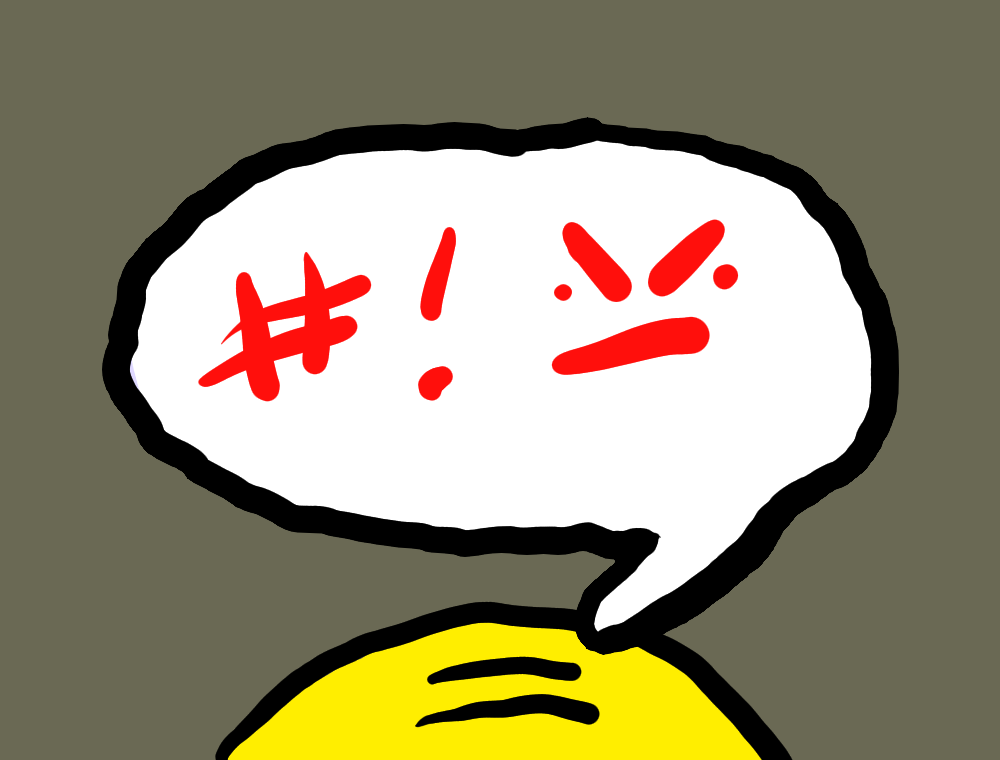
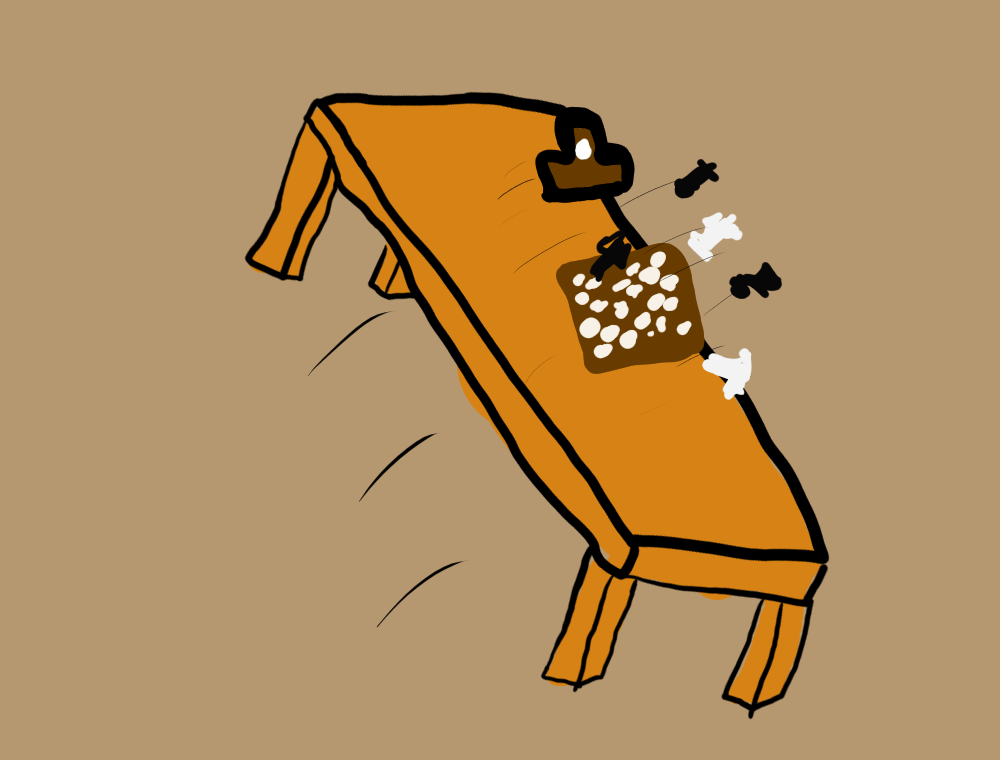
Layer changes from the first 1000 x 760 image to the second:
added layer "Paint Layer 7" above "Paint Layer 5" over [448, 128, 768, 448]
added layer "Paint Layer 5" above "Paint Layer 6" over [512, 64, 640, 256]
added layer "Paint Layer 6" above "Paint Layer 4" over [512, 64, 640, 256]
added layer "Paint Layer 4" above "Paint Layer 3" over [576, 128, 832, 448]
painted on "Paint Layer 3" over [177, 192, 817, 760]
painted on "Paint Layer 1" over [0, 0, 1000, 760]
moved "Paint Layer 2" above "Background", painted on it over [171, 64, 832, 760]
moved "Background" below "Paint Layer 2", painted on it over [0, 0, 1000, 760]
